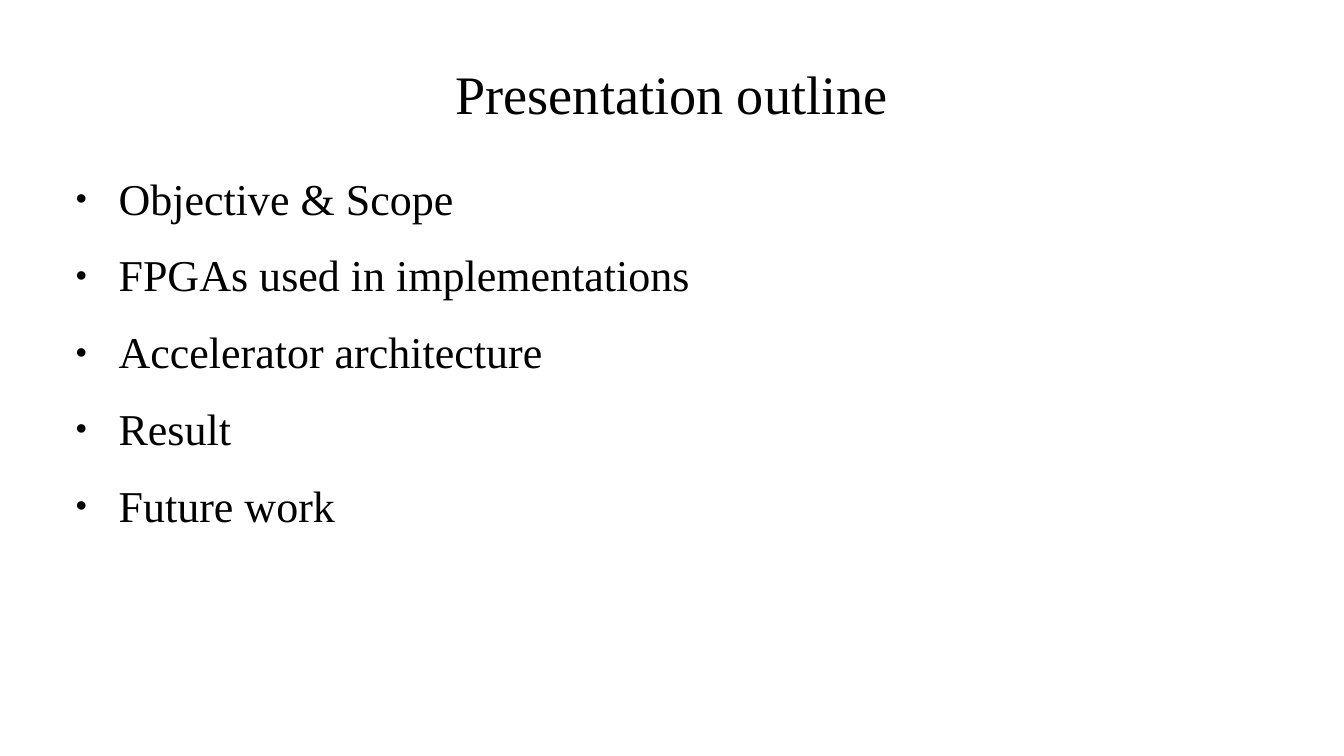
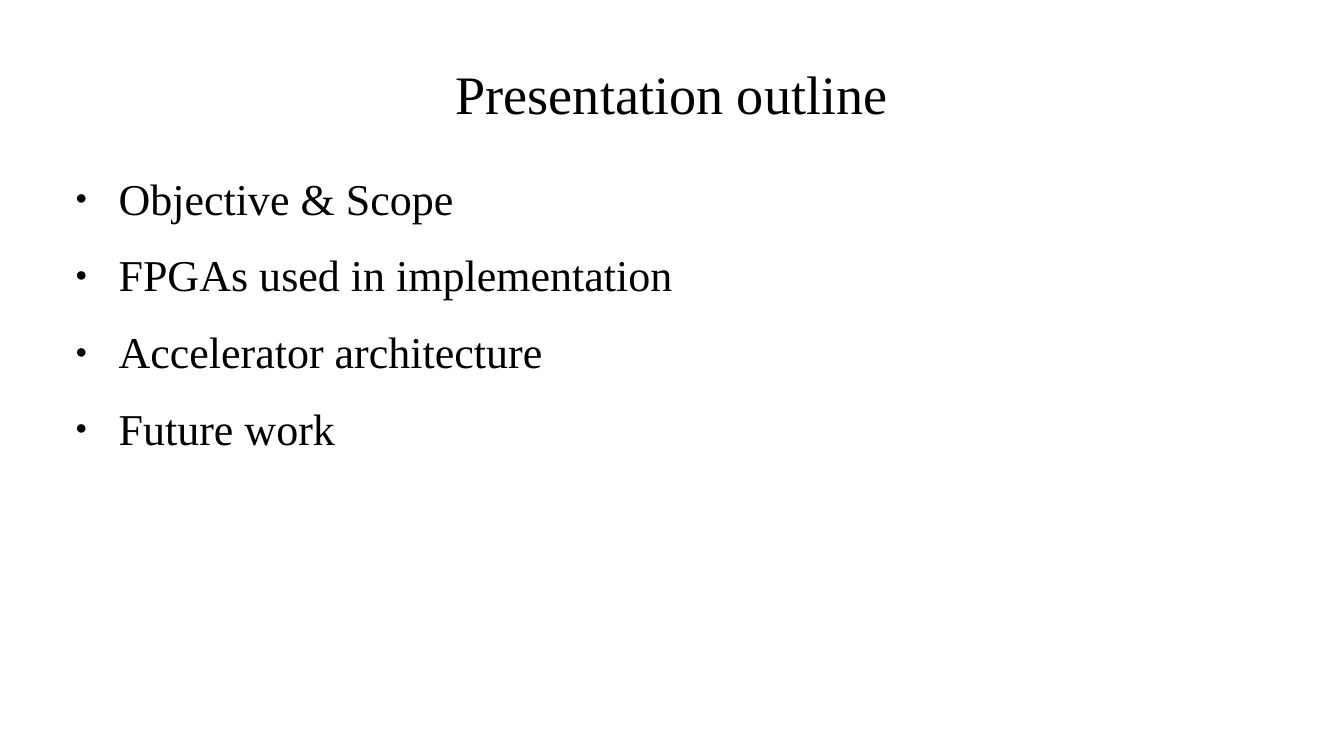
Before and after one commit to NitchayaninT/post-quantum-cryptography-accelerator, a slide deck: slide 2 of workspace/phil/purehardware.odp. Drawn at 1344x756 pixels with LibreOffice and Linux fonts; fonts in the diff are those of the drawing. Boxes give left, top, right and bottom in pixels: in the first picture for what was removed or moved away, otherwise in the second. Text is boxed around its words. In the diff, an @@ line names an element or a change of style, - is before the commit and + after.

```diff
--- a/workspace/phil/purehardware.odp
+++ b/workspace/phil/purehardware.odp
@@ text at bbox=[119, 260, 672, 301]: text changed @@
-● FPGAs used in implementations
+● FPGAs used in implementation
@@ text at bbox=[119, 414, 231, 446]: paragraph removed @@
-● Result
```
Also in this commit, not shown: 6 other slides changed, 13 slides added, 2 slides removed, 1 other file.
